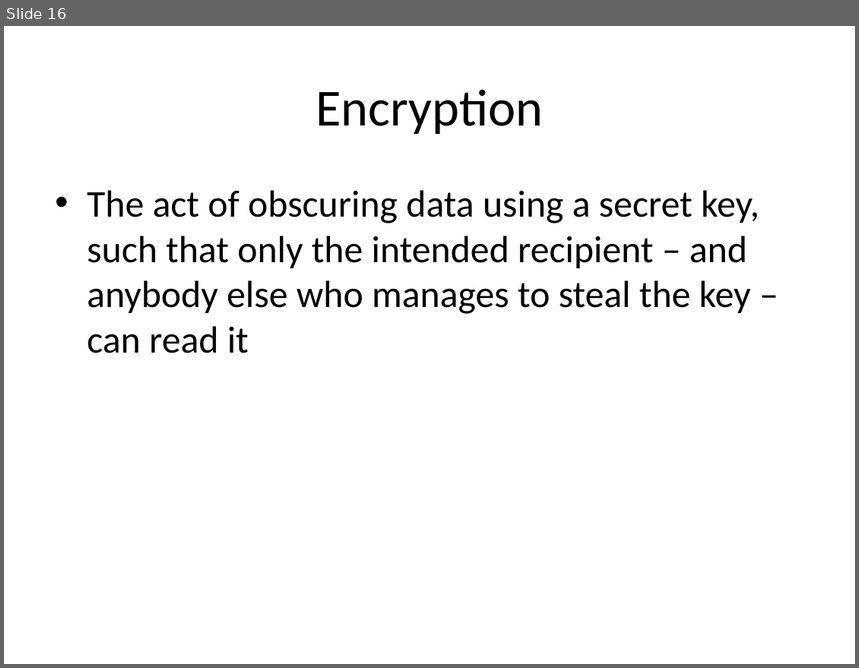
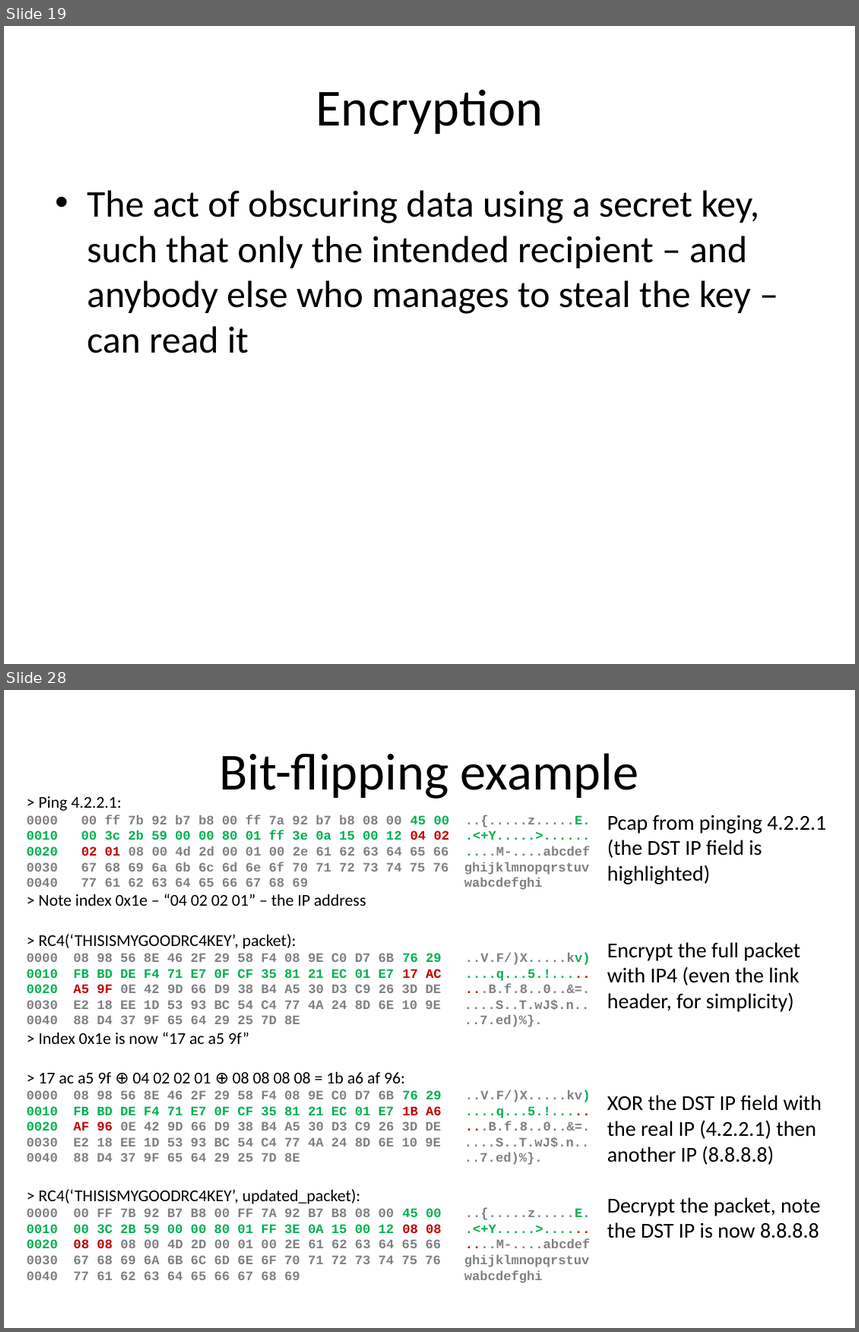
Before and after one commit to iagox86/2013-02-Shmoocon-talk, a slide deck: Shmoocon.pptx. Shown one above the other, each under a label of ours: slide 16 before the commit, slides 19 and 28 after it; the slides between them are not shown. The pictures are 859x668 and 859x1332 pixels, drawn with LibreOffice and Linux fonts; fonts in the diff are those of the drawing. Boxes give left, top, right and bottom in pixels: in the first picture for what was removed or moved away, otherwise in the second. Text is boxed around its words. In the diff, an @@ line names an element or a change of style, - is before the commit and + after.

```diff
--- a/Shmoocon.pptx
+++ b/Shmoocon.pptx
@@ slide 28 added at (4, 690, 855, 1328), background #FFFFFF @@
@@ title added at (220, 753, 639, 799), 44 pt, text #000000 @@
+Bit-flipping example
@@ text added at (27, 796, 543, 1284), 11 pt, text #808080, bold @@
+> Ping 4.2.2.1:
+0000 00 ff 7b 92 b7 b8 00 ff 7a 92 b7 b8 08 00 45 00 ..{.....z.....E.
+0010 00 3c 2b 59 00 00 80 01 ff 3e 0a 15 00 12 04 02 .<+Y.....>......
+0020 02 01 08 00 4d 2d 00 01 00 2e 61 62 63 64 65 66 ....M-....abcdef
+0030 67 68 69 6a 6b 6c 6d 6e 6f 70 71 72 73 74 75 76 ghijklmnopqrstuv
+0040 77 61 62 63 64 65 66 67 68 69 wabcdefghi
+> Note index 0x1e – “04 02 02 01” – the IP address
+> RC4(‘THISISMYGOODRC4KEY’, packet):
+0000 08 98 56 8E 46 2F 29 58 F4 08 9E C0 D7 6B 76 29 ..V.F/)X.....kv)
+0010 FB BD DE F4 71 E7 0F CF 35 81 21 EC 01 E7 17 AC ....q...5.!.....
+0020 A5 9F 0E 42 9D 66 D9 38 B4 A5 30 D3 C9 26 3D DE ...B.f.8..0..&=.
+0030 E2 18 EE 1D 53 93 BC 54 C4 77 4A 24 8D 6E 10 9E ....S..T.wJ$.n..
+0040 88 D4 37 9F 65 64 29 25 7D 8E ..7.ed)%}.
+> Index 0x1e is now “17 ac a5 9f”
+> 17 ac a5 9f ⊕ 04 02 02 01 ⊕ 08 08 08 08 = 1b a6 af 96:
+0000 08 98 56 8E 46 2F 29 58 F4 08 9E C0 D7 6B 76 29 ..V.F/)X.....kv)
+0010 FB BD DE F4 71 E7 0F CF 35 81 21 EC 01 E7 1B A6 ....q...5.!.....
+0020 AF 96 0E 42 9D 66 D9 38 B4 A5 30 D3 C9 26 3D DE ...B.f.8..0..&=.
+0030 E2 18 EE 1D 53 93 BC 54 C4 77 4A 24 8D 6E 10 9E ....S..T.wJ$.n..
+0040 88 D4 37 9F 65 64 29 25 7D 8E ..7.ed)%}.
+> RC4(‘THISISMYGOODRC4KEY’, updated_packet):
+0000 00 FF 7B 92 B7 B8 00 FF 7A 92 B7 B8 08 00 45 00 ..{.....z.....E.
+0010 00 3C 2B 59 00 00 80 01 FF 3E 0A 15 00 12 08 08 .<+Y.....>......
+0020 08 08 08 00 4D 2D 00 01 00 2E 61 62 63 64 65 66 ....M-....abcdef
+0030 67 68 69 6A 6B 6C 6D 6E 6F 70 71 72 73 74 75 76 ghijklmnopqrstuv
+0040 77 61 62 63 64 65 66 67 68 69 wabcdefghi
@@ text added at (607, 815, 826, 1239), 18 pt, text #000000 @@
+Pcap from pinging 4.2.2.1 (the DST IP field is highlighted)
+Encrypt the full packet with IP4 (even the link header, for simplicity)
+XOR the DST IP field with the real IP (4.2.2.1) then another IP (8.8.8.8)
+Decrypt the packet, note the DST IP is now 8.8.8.8
@@ what was slide 16 is now slide 19 @@
```
Also in this commit, not shown: 9 slides changed, 33 other slides added, 5 slides removed, 8 other files.
